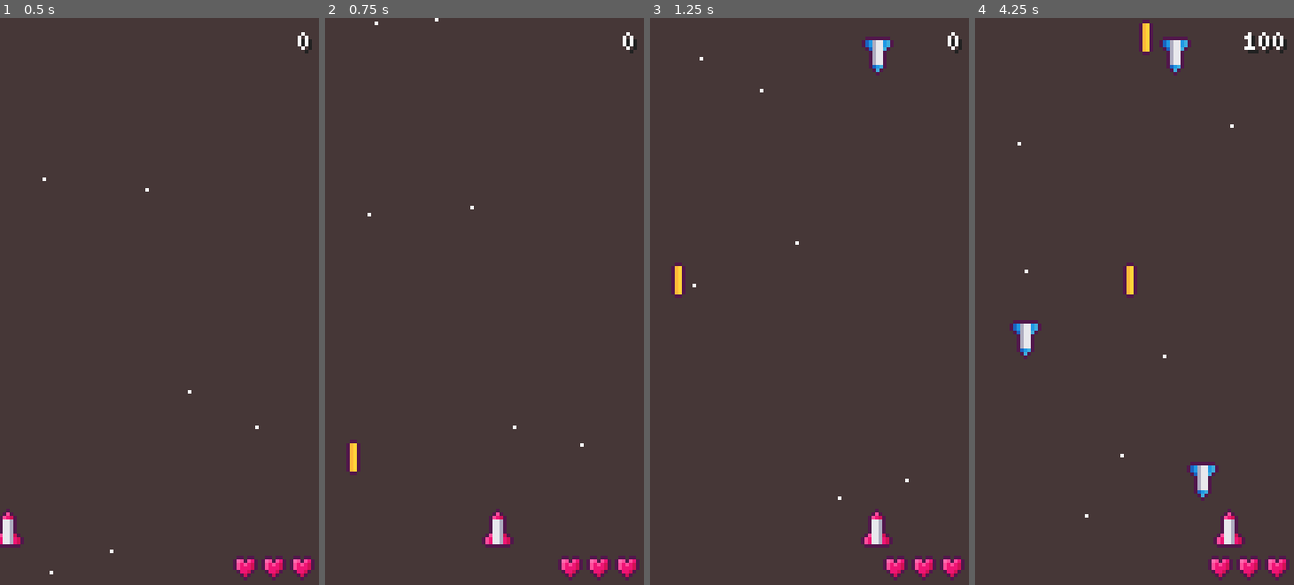
Above: before the commit, frames 1-4 (left to right).
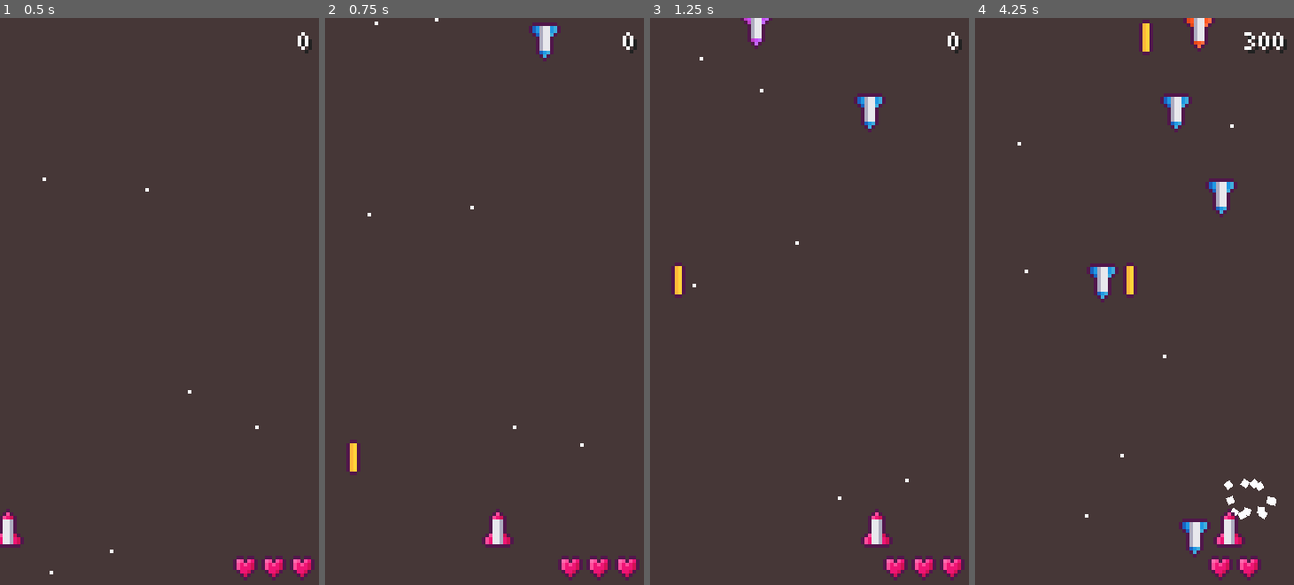
Above: after the commit, the same moments.

Repository: xinyer/game-spaceshooter
Game: Godot game, scene res://scene/World.tscn
The game is run twice, just before and just after one commit, with the same random seed, the same clock (stepped at 60 frames per second) and the same inputs.
Inputs (mouse positions are in pixels of both pictures, inside the frame that each line leads up to):
- Up to frame 1 (0.5 s): no input
- Up to frame 2 (0.75 s): move the mouse to (554, 273) at 0.52 s; press the mouse at (554, 273) at 0.53 s
- Up to frame 3 (1.25 s): no input
- Up to frame 4 (4.25 s): move the mouse to (1070, 329) at 1.27 s; release the mouse at (1070, 329) at 1.28 s; click (1070, 329) at 1.35 s; move the mouse to (1166, 176) at 2.02 s; press the mouse at (1166, 176) at 2.03 s; move the mouse to (1118, 414) at 2.77 s; release the mouse at (1118, 414) at 2.78 s; click (1118, 414) at 2.85 s; move the mouse to (1230, 386) at 3.52 s; press the mouse at (1230, 386) at 3.53 s

Frame 1 is identical in both runs. In frame 2, 0.4% of the frame differs, in the area x 63-74%, y 0-8%; in frame 3, 1.1%; in frame 4, 3.9%, in the area x 10-99%, y 0-100%.

Commit message:
Add more and diffrent enemies

Diff:
--- /dev/null
+++ b/scene/Enemy2.tscn
@@ -0,0 +1,8 @@
+[gd_scene load_steps=3 format=2]
+
+[ext_resource path="res://scene/Enemy1.tscn" type="PackedScene" id=1]
+[ext_resource path="res://assets/Enemy2.png" type="Texture" id=2]
+
+[node name="Enemy" instance=ExtResource( 1 )]
+texture = ExtResource( 2 )
+speed = 50
--- /dev/null
+++ b/scene/Enemy3.tscn
@@ -0,0 +1,9 @@
+[gd_scene load_steps=3 format=2]
+
+[ext_resource path="res://scene/Enemy1.tscn" type="PackedScene" id=1]
+[ext_resource path="res://assets/Enemy3.png" type="Texture" id=2]
+
+[node name="Enemy" instance=ExtResource( 1 )]
+texture = ExtResource( 2 )
+speed = 60
+point = 200
--- a/scene/World.tscn
+++ b/scene/World.tscn
@@ -22,6 +22,7 @@
 position = Vector2( 46.2487, 143.919 )
 
 [node name="EnemyTimer" type="Timer" parent="."]
+wait_time = 0.6
 autostart = true
 
 [node name="UI" type="CanvasLayer" parent="."]
--- a/script/Enemy.gd
+++ b/script/Enemy.gd
@@ -1,6 +1,9 @@
 extends Sprite
 
-var speed = 40
+export(int) var speed = 40
+export(int) var point = 100
+export(int) var health = 1
+
 var destory_particles = preload("res://scene/EnemyDestoryParticles.tscn")
 
 signal node_instance(destroy_paticles, position)
@@ -18,8 +21,10 @@
 
 func _on_Hitbox_area_entered(area):
 	if area.is_in_group("Bullet") or area.is_in_group("Player"):
-		AudioManager.play("Explosion")
-		emit_signal("node_instance", destory_particles, global_position)
-		Global.score += 100
-		queue_free()
+		health -= 1
+		if health <= 0:
+			AudioManager.play("Explosion")
+			emit_signal("node_instance", destory_particles, global_position)
+			Global.score += point
+			queue_free()
 	pass
--- a/script/World.gd
+++ b/script/World.gd
@@ -1,7 +1,6 @@
 extends Node2D
 
-
-var enemy = preload("res://scene/Enemy.tscn")
+var enemys = [preload("res://scene/Enemy1.tscn"), preload("res://scene/Enemy2.tscn"), preload("res://scene/Enemy3.tscn")]
 
 
 func _ready():
@@ -21,9 +20,10 @@
 
 
 func _on_EnemyTimer_timeout():
-	var enemy_instance = enemy.instance()
+	var index = randi() % enemys.size()
+	var enemy_instance = enemys[index].instance()
 	add_child(enemy_instance)
-	enemy_instance.global_position = Vector2(rand_range(0, get_viewport_rect().size.x), 0)
+	enemy_instance.global_position = Vector2(rand_range(10, get_viewport_rect().size.x-10), 0)
 	pass
 
 func _node_instance(node, position):
Renamed: scene/Enemy.tscn -> scene/Enemy1.tscn
